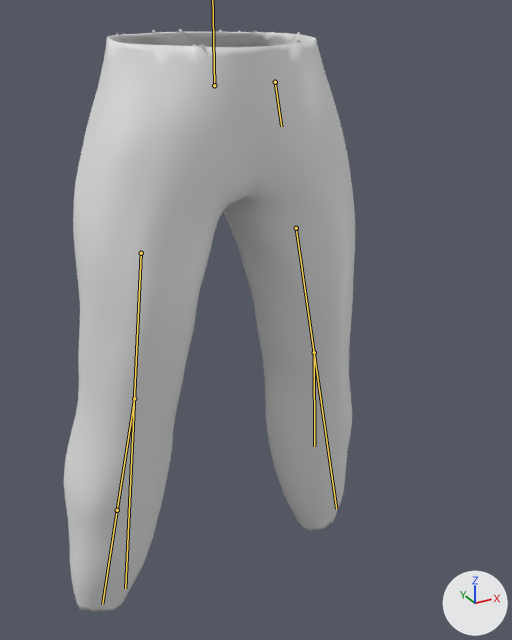
A saved change to the glTF model GameEngine/Assets/FPS/Model/FPSCharacterPants.gltf.
The view is the same before and after, from a camera (50 mm lens) standing at (-0.676, -1.363, 1.609) and looking at (0.103, 0.053, 0.901). The lights are fixed; the arrows at lower right show +X, +Y and +Z. The picture after the commit comes second. The bones that change are drawn over the model as lines.

Objects in the first picture: 'Pants'.
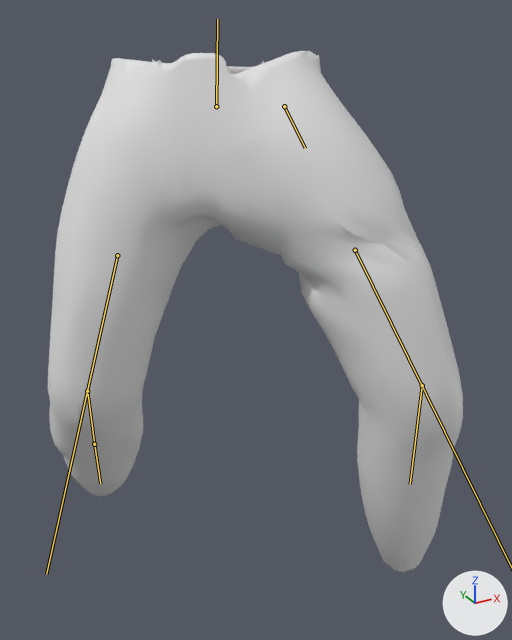
The newer file adds an action. The first version stands in its rest pose; the second is drawn at frame 0 of the action 'RifleRecoil'.

Pixel boxes [x1, y1, x2, y2] of what changed, in the pictures (512 x 640 px):
'Pants', posed (42% wider, 10% shorter): before [64, 29, 355, 612]; after [48, 51, 463, 573]
bone 'c_leg_fk.l', root to tip: before (314, 352) to (314, 376); after (422, 385) to (419, 410)
bone 'thigh_twist.l', root to tip: before (275, 82) to (281, 126); after (284, 106) to (305, 148)
bone 'leg_stretch.l', root to tip: before (314, 352) to (314, 446); after (422, 385) to (410, 484)
bone 'leg_stretch.r', root to tip: before (134, 398) to (117, 510); after (87, 391) to (94, 444)
bone 'leg_twist.r', root to tip: before (117, 510) to (102, 604); after (94, 444) to (100, 483)
bone 'thigh_stretch.r', root to tip: before (141, 253) to (125, 588); after (117, 255) to (46, 574)

The change in detail:
Bone 'c_root_master.x' (bone_c_root_master_x) moves from (0.0, 0.0, 0.0) to (0.0, -0.04, 0.0).
Bone 'c_root_master.x' (bone_c_root_master_x) turns from (0, 0, 0) to (-14, -40, 2) degrees about its own x, y and z.
Bone 'c_leg_fk.l' (bone_c_leg_fk_l) turns from (0, 0, 0) to (0, 3, 24) degrees about its own x, y and z.
Bone 'thigh_twist.l' (bone_thigh_twist_l) turns from (0, 0, 0) to (20, -1, 7) degrees about its own x, y and z.
Bone 'leg_stretch.l' (bone_leg_stretch_l) moves from (0.0, 0.0, 0.0) to (0.32, -0.09, 0.08).
Bone 'leg_stretch.l' (bone_leg_stretch_l) turns from (0, 0, 0) to (2, -11, 2) degrees about its own x, y and z.
Bone 'leg_stretch.r' (bone_leg_stretch_r) moves from (0.0, 0.0, 0.0) to (0.12, 0.05, 0.07).
Bone 'leg_stretch.r' (bone_leg_stretch_r) turns from (0, 0, 0) to (-18, 27, -35) degrees about its own x, y and z.
Bone 'leg_twist.r' (bone_leg_twist_r) turns from (0, 0, 0) to (0, 18, 0) degrees about its own x, y and z.
Bone 'thigh_stretch.l' (bone_thigh_stretch_l) moves from (0.0, 0.0, 0.0) to (0.21, 0.01, 0.02).
Bone 'thigh_stretch.l' (bone_thigh_stretch_l) turns from (0, 0, 0) to (10, -10, -23) degrees about its own x, y and z.
Bone 'thigh_stretch.r' (bone_thigh_stretch_r) moves from (0.0, 0.0, 0.0) to (0.11, 0.03, 0.01).
Bone 'thigh_stretch.r' (bone_thigh_stretch_r) turns from (0, 0, 0) to (12, 35, 4) degrees about its own x, y and z.
